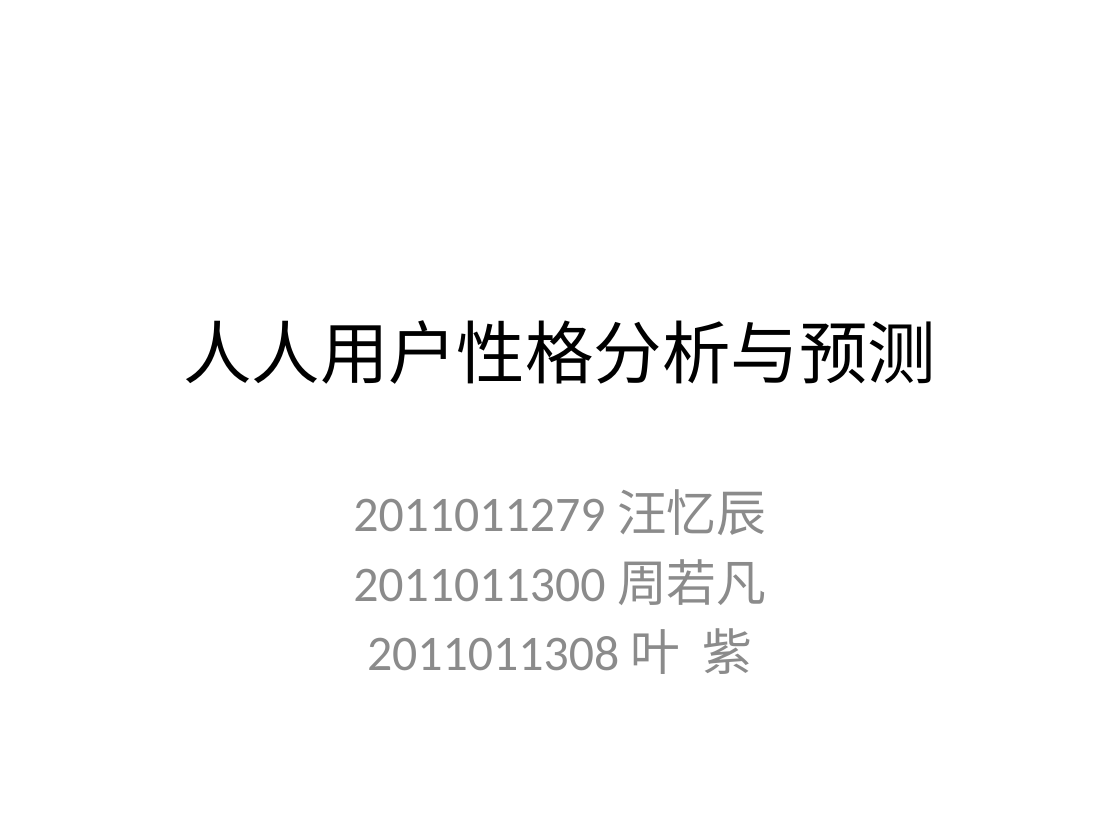
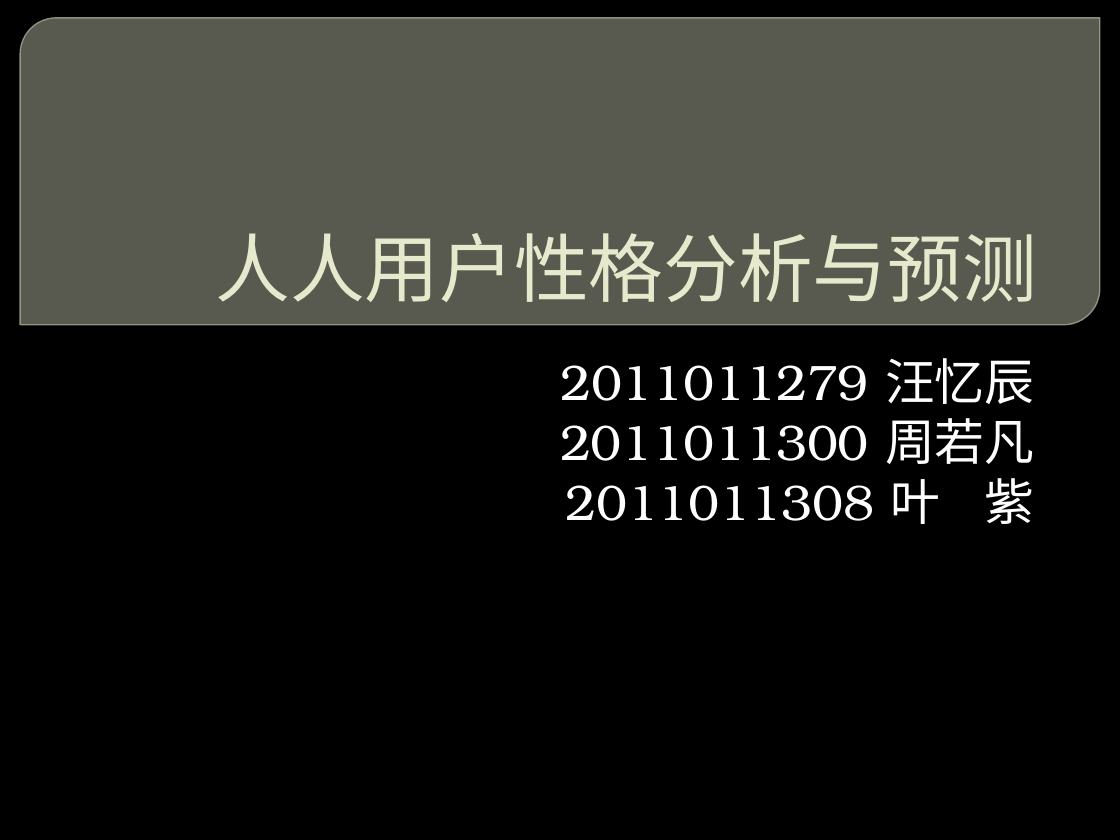
Before and after one commit to east-before-dawn/srt, a slide deck: slide 1 of slides.pptx. Drawn at 1120x840 pixels with LibreOffice and Linux fonts; fonts in the diff are those of the drawing; background and template pictures are left out. Boxes give left, top, right and bottom in pixels: in the first picture for what was removed or moved away, otherwise in the second. Text is boxed around its words. In the diff, an @@ line names an element or a change of style, - is before the commit and + after.

```diff
--- a/slides.pptx
+++ b/slides.pptx
@@ background #FFFFFF to picture (left out) @@
@@ round diag rect added at [20,18,1100,325], fill #888B7B at 65% opacity, outline #9DA090 0.87 pt @@
@@ title "人人用户性格分析与预测": place and size @@
-title "人人用户性格分析与预测" at [183,320,936,384]
+title "人人用户性格分析与预测" at [216,233,1037,302]
@@ title "人人用户性格分析与预测" at [216,233,1037,302]: size 44 to 48 pt, font Calibri to TeX Gyre Bonum, text colour #000000 to #E7EACB; alignment centre to right; vertical alignment middle to bottom @@
@@ subtitle "2011011279 汪忆辰": place and size @@
-subtitle "2011011279 汪忆辰" at [353,489,766,674]
+subtitle "2011011279 汪忆辰" at [560,358,1035,524]
@@ subtitle "2011011279 汪忆辰" at [560,358,1035,524]: font Calibri to TeX Gyre Bonum, text colour #8C8C8C to #FFFFFF; alignment centre to right; less space between paragraphs @@
```
Also in this commit, not shown: 12 other slides changed, 5 slides added, 2 other files.
